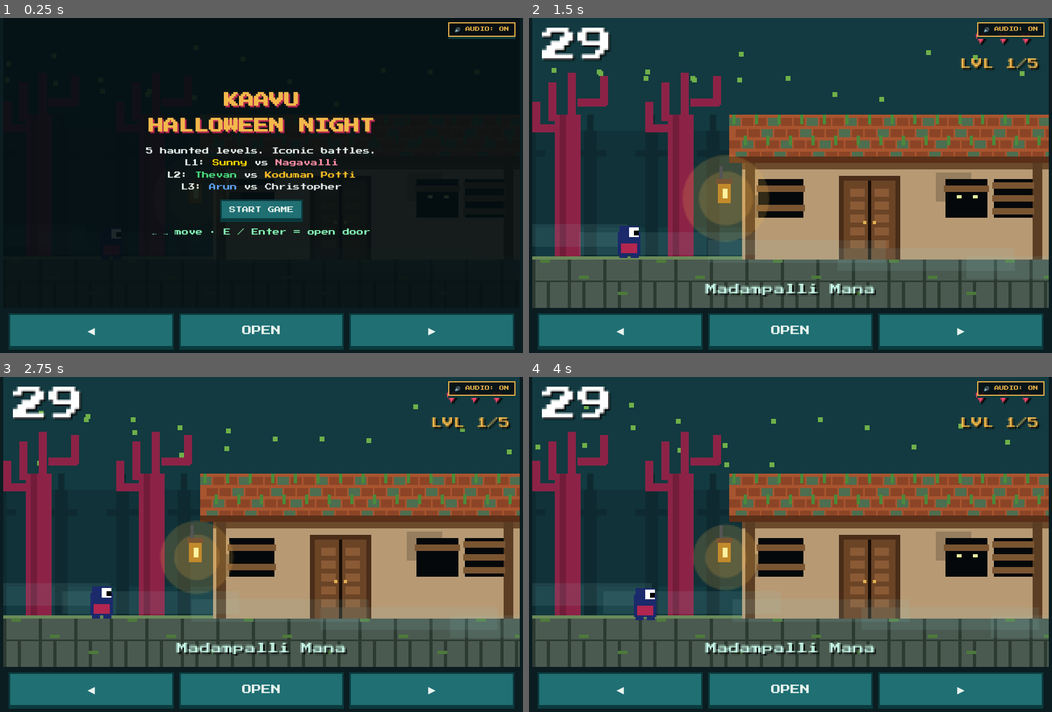
Above: before the commit, frames 1-4 (two rows, left to right).
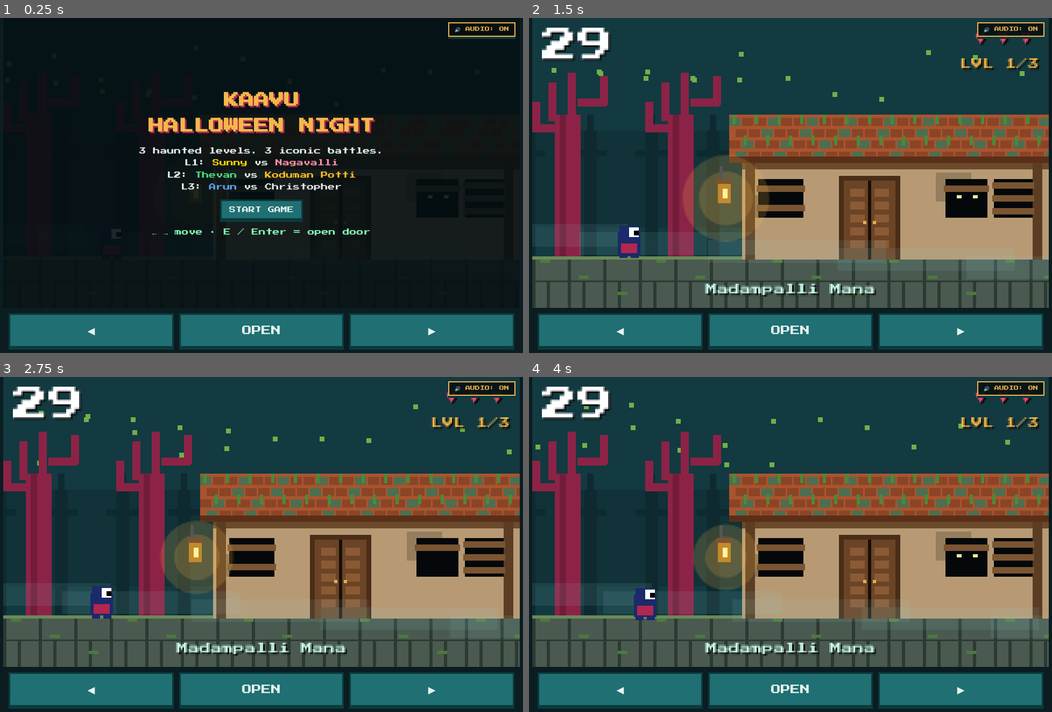
Above: after the commit, the same moments.

Repository: vthejas44-rgb/game
Game: browser game, page index.html
The game is run twice, just before and just after one commit, with the same random seed, the same clock (stepped at 60 frames per second) and the same inputs.
Inputs (mouse positions are in pixels of both pictures, inside the frame that each line leads up to):
- Up to frame 1 (0.25 s): no input
- Up to frame 2 (1.5 s): click "START GAME" at 0.27 s; click "ENTER THE HOUSE" at 0.52 s; hold Right from 1.03 s (still down); click (790, 192) at 1.07 s; tap Space at 1.1 s
- Up to frame 3 (2.75 s): release Right at 1.53 s; hold Left 1.58-2.15 s; tap Space at 1.6, 2.1, 2.6 s; click (156, 494) at 1.67 s; hold Right from 2.2 s (still down); click (366, 477) at 2.27 s
- Up to frame 4 (4 s): release Right at 2.87 s; click (868, 581) at 2.87 s; hold Left 2.92-3.35 s; tap Space at 3.1, 3.6 s; hold Right 3.4-3.9 s; click (659, 594) at 3.47 s; hold Left from 3.95 s (still down)

The runs differ from the first frame. In frame 1, 0.4% of the frame differs, in the area x 26-73%, y 38-41%; in frame 2, less than 0.1%; in frame 3, less than 0.1%; in frame 4, less than 0.1%.

Commit message:
Convert to 3 levels, hide door puzzle hints, add escaped mana ending, and mirror boss sprites

Diff:
--- a/index.html
+++ b/index.html
@@ -23,8 +23,7 @@
   button:active{transform:translateY(3px);box-shadow:0 1px 0 #0b3a3d}
   button.alt{background:var(--red);border-color:#5e1128;box-shadow:0 4px 0 #5e1128}
   .row{display:flex;gap:10px;flex-wrap:wrap;justify-content:center}
-  .door{width:clamp(85px,23vw,175px);padding:10px 6px;background:#5b3a22;border:4px solid #2e1c10;box-shadow:inset 0 0 0 4px #8a5a35,0 5px 0 #2e1c10}
-  .door small{display:block;color:#d9c3a0;margin-top:8px;font-size:.8em}
+  .door{width:clamp(85px,23vw,175px);padding:18px 8px;background:#5b3a22;border:4px solid #2e1c10;box-shadow:inset 0 0 0 4px #8a5a35,0 5px 0 #2e1c10;font-size:clamp(9px,1.6vw,14px);line-height:1.6}
   .lamp{width:clamp(44px,11vw,80px);height:clamp(44px,11vw,80px);opacity:.35;border:4px solid #000;padding:0}
   .lamp.on{opacity:1;filter:brightness(1.5);box-shadow:0 0 22px currentColor}
   .opt{min-width:120px}
@@ -48,7 +47,7 @@
 
 <script>
 /* ============================================================
-   KAAVU: HALLOWEEN NIGHT
+   KAAVU: HALLOWEEN NIGHT (3 LEVELS)
    L1: Madampalli Mana (Sunny & Nagavalli)
    L2: Koduman Mana (Thevan & Koduman Potti)
    L3: Abandoned House (Arun & Christopher)
@@ -196,7 +195,7 @@
 loadGameImage("christopher", "assets/christopher.png");
 loadGameImage("arun", "assets/arun.png");
 
-/* ---------- GAME DATA ---------- */
+/* ---------- GAME DATA (3 LEVELS) ---------- */
 const LEVELS = [
   {
     name: "Madampalli Mana",
@@ -230,28 +229,9 @@
       { name: "Christopher", col: "#222222", f: "hat", img: "christopher" },
       { name: "Christopher", col: "#222222", f: "hat", img: "christopher" }
     ]
-  },
-  {
-    name: "Crossroads at Midnight",
-    sky: "#10304a",
-    tree: "#7a2f5a",
-    hero: { name: "Mantravadi", robe: "#1f7a4a", glow: "#6f9" },
-    bosses: [ {name:"Pretham", col:"#9aa89a", f:"hat"}, {name:"Pisachu", col:"#5a7a3b", f:"horns"}, {name:"Brahmarakshas", col:"#a8742b", f:"fangs"} ]
-  },
-  {
-    name: "The Last Kaavu",
-    sky: "#1d1d33",
-    tree: "#c23a6a",
-    hero: { name: "Gurukkal", robe: "#6b3ab3", glow: "#c8f" },
-    bosses: [ {name:"Kaala Yakshi", col:"#8c1f3a", f:"hair"}, {name:"Raktha Rakshas", col:"#b32626", f:"horns"}, {name:"Kaavu Muthashi", col:"#444a55", f:"hat"} ]
-  },
+  }
 ];
 
-const PUZZLE_META = {
-  math:   { name: "Number Puzzle", icon: "🔢" },
-  memory: { name: "Lamp Memory",   icon: "💡" },
-  riddle: { name: "Kerala Riddle", icon: "📜" }
-};
 const ALL_PUZZLE_TYPES = ["math", "memory", "riddle"];
 
 const TRIVIA = [
@@ -421,7 +401,7 @@
   txt(String(Math.max(0,Math.ceil(G.timer))).padStart(2,"0"),6,28,22,"#fff");
   for(let i=0;i<G.keys;i++) drawKeyIcon(8+i*14,36);
   for(let i=0;i<3;i++) txt("♥",W-18-i*14,16,12,i<G.lives?"#ff4a6e":"#444");
-  txt("LVL "+(G.lvl+1)+"/5",W-6,32,7,"#f2b84b","right");
+  txt("LVL "+(G.lvl+1)+"/3",W-6,32,7,"#f2b84b","right");
 }
 
 /* ---------- SCENES ---------- */
@@ -440,7 +420,7 @@
 
   // Base boss X position
   const baseX = 70 + 180*Math.max(0,G.timer/BOSS_TIME);
-  // When zapped, boss gets defeated and retreats backwards off the screen to the right!
+  // When zapped, boss retreats backwards off screen to the right
   const retreatX = (G.phase === "zap") ? (G.zapT * 115) : 0;
   const currentBx = baseX + retreatX;
   const alpha = G.phase==="zap" ? Math.max(0,1-G.zapT/2.2) : 1;
@@ -462,7 +442,7 @@
       ctx.fillRect(0,0,W,H);
       ctx.globalAlpha = 1;
 
-      // Unique weapon / energy beam per hero!
+      // Unique weapon / energy beam per hero
       if(G.lvl === 0){
         // Sunny: Golden Exorcism Holy Beam
         ctx.strokeStyle = "#ffd700";
@@ -486,7 +466,6 @@
         for(let i=0;i<14;i++){ R(currentBx + rnd(-5,35), 118 + rnd(-28,28), 3, 3, (i%2) ? "#4ade80" : "#fbbf24"); }
       } else if(G.lvl === 2){
         // Arun: Gunshot Muzzle Flash & High-velocity bullet tracer
-        // Muzzle flash
         if(G.zapT < 0.4 || (G.zapT > 0.8 && G.zapT < 1.1)){
           ctx.fillStyle = "#fff";
           ctx.beginPath();
@@ -497,7 +476,6 @@
           ctx.arc(G.heroX + 36, 118, 5, 0, 6.3);
           ctx.fill();
         }
-        // Bullet tracer line
         ctx.strokeStyle = "#fff";
         ctx.lineWidth = 2;
         ctx.beginPath();
@@ -505,14 +483,6 @@
         ctx.lineTo(currentBx + 18, 118);
         ctx.stroke();
         for(let i=0;i<16;i++){ R(currentBx + rnd(-8,30), 116 + rnd(-20,20), 2, 2, (i%2) ? "#fbbf24" : "#fff"); }
-      } else {
-        // Fallback energy
-        ctx.strokeStyle = hero.glow;
-        ctx.lineWidth = 3;
-        ctx.beginPath();
-        ctx.moveTo(G.heroX + 28, 122);
-        ctx.lineTo(currentBx + 18, 122);
-        ctx.stroke();
       }
 
       // Shouting speech bubble above Hero
@@ -531,7 +501,6 @@
       ctx.fill();
       ctx.stroke();
 
-      // Bubble pointer down to hero
       ctx.beginPath();
       ctx.moveTo(bubbleX - 6, bubbleY + 6);
       ctx.lineTo(bubbleX, bubbleY + 14);
@@ -540,7 +509,6 @@
       ctx.fill();
       ctx.stroke();
 
-      // Bold shouting text
       ctx.font = "bold 8px 'Press Start 2P', monospace";
       ctx.textAlign = "center";
       ctx.fillStyle = "#b3264f";
@@ -591,7 +559,7 @@
 function showTitle(){
   G.state="title";
   showPanel(`<h1>KAAVU<br>HALLOWEEN NIGHT</h1>
-    <div>5 haunted levels. Iconic battles.<br>
+    <div>3 haunted levels. 3 iconic battles.<br>
     L1: <span style="color:#ffd700">Sunny</span> vs <span style="color:#ff8fa8">Nagavalli</span><br>
     L2: <span style="color:#4ade80">Thevan</span> vs <span style="color:#fbbf24">Koduman Potti</span><br>
     L3: <span style="color:#60a5fa">Arun</span> vs <span style="color:#e5e7eb">Christopher</span></div>
@@ -632,14 +600,13 @@
 }
 
 function showDoors(){
-  // Randomize Door 1, Door 2, and Door 3 puzzle types initially upon opening
+  // Randomize puzzle types secretly behind doors (user does not see puzzle names)
   G.doorPuzzles = shuffle(ALL_PUZZLE_TYPES);
 
-  showPanel(`<h2>CHOOSE A DOOR</h2><div>Each door holds a random challenge...</div>
+  showPanel(`<h2>CHOOSE A DOOR</h2><div>Something lurks behind each door...</div>
     <div class="row">${[0,1,2].map(i=>`
       <button class="door" data-i="${i}">
         🚪<br>DOOR ${i+1}
-        <small>${PUZZLE_META[G.doorPuzzles[i]].icon} ${PUZZLE_META[G.doorPuzzles[i]].name}</small>
       </button>`).join("")}
     </div>`);
   panel.querySelectorAll(".door").forEach(b=>b.onclick=()=>enterDoor(+b.dataset.i));
@@ -647,7 +614,7 @@
 
 function enterDoor(i){
   G.door=i;
-  // Use randomized puzzle for this specific door
+  // Mystery puzzle assigned to this door
   G.currentPuzzle = G.doorPuzzles ? G.doorPuzzles[i] : ALL_PUZZLE_TYPES[i];
   G.state="fight";G.phase="wait";G.timer=BOSS_TIME;G.heroX=-30;
   const boss=theme().bosses[i];
@@ -673,10 +640,12 @@
 function bossDown(){
   const defeatedBoss = theme().bosses[G.door].name;
   G.keys++;G.lvl++;G.state="walk";G.phase="wait";helpBtn.style.display="none";
-  if(G.lvl>=LEVELS.length){
-    showPanel(`<h1>YOU WIN!</h1><div>All spirits and villains banished.<br>Dawn breaks over the kaavu. Happy Halloween!</div><div class="row"><button id="go">PLAY AGAIN</button></div>`);
-    document.getElementById("go").onclick=showTitle; return; }
-  showPanel(`<h2>${defeatedBoss.toUpperCase()} DEFEATED!</h2><div>Key collected (${G.keys} / 5 keys)</div><div class="row"><button id="go">NEXT LEVEL</button></div>`);
+
+  if(G.lvl >= LEVELS.length){
+    showPanel(`<h1>YOU ESCAPED!</h1><div>You have escaped the mana.<br>Dawn breaks and the curse has ended!</div><div class="row"><button id="go">PLAY AGAIN</button></div>`);
+    document.getElementById("go").onclick=showTitle; return;
+  }
+  showPanel(`<h2>${defeatedBoss.toUpperCase()} DEFEATED!</h2><div>Key collected (${G.keys} / 3 keys)</div><div class="row"><button id="go">NEXT LEVEL</button></div>`);
   document.getElementById("go").onclick=startLevel;
 }
 
Binary file changed: assets/christopher.png
Binary file changed: assets/koduman_potti.png
